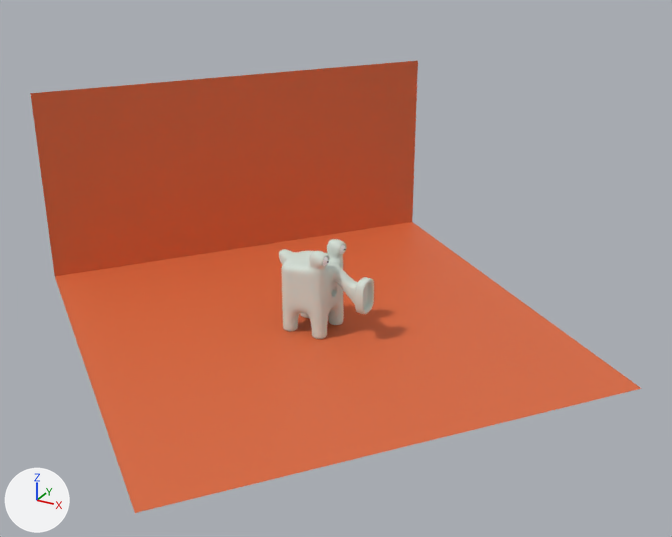
A saved change to the Blender file elephant.blend.
Camera for both pictures: a camera (50 mm lens) standing at (17.0, -29.0, 15.3) and looking at (1.3, -0.4, 1.0). The lights are fixed; the arrows at lower left show +X, +Y and +Z.

Script lines for the objects in view, before the commit:
```python
mat_skin = principled_material('skin')
mat_skin.base_color = (0.686, 0.761, 0.693)  # light grey #d8e2d9
mat_skin.roughness = 1.0
me_cube = bpy.data.meshes.new('Cube')
me_cube.from_pydata(...)  # 204 vertices, 180 faces; spans x -1.5..2.48, y 0.0..1.01, z -1.94..1.68
me_cube.polygons.foreach_set('use_smooth', [True] * 180)
me_cube.materials.append(mat_skin)  # light grey #d8e2d9
me_icosphere = bpy.data.meshes.new('Icosphere')
me_icosphere.from_pydata(...)  # an icosphere of 80 faces spanning x -0.95..0.95, y -1.0..1.0, z -1.0..1.0
me_icosphere.polygons.foreach_set('use_smooth', [True] * 80)
me_icosphere.materials.append(mat_eye)  # white #ffffff
me_plane = bpy.data.meshes.new('Plane')
me_plane.from_pydata([(-1.0, -1.0, 0.0), (1.0, -1.0, 0.0), (-1.0, 1.0, 0.0), (1.0, 1.0, 0.0), (-1.0, -1.0, 0.92), (-1.0, 1.0, 0.92)], [], [(0, 1, 3, 2), (0, 2, 5, 4)])
me_plane.materials.append(mat_podium)  # orange #de6b3f
ob_cube = bpy.data.objects.new('Cube', me_cube)
ob_cube.location = (0.0, 0.0, 0.0)
_m = ob_cube.modifiers.new('Subdivision', 'SUBSURF')
_m.levels = 3
_m.render_levels = 3
_m = ob_cube.modifiers.new('Mirror', 'MIRROR')
_m.use_axis = (False, True, False)
_m.use_clip = True
ob_icosphere = bpy.data.objects.new('Icosphere', me_icosphere)
ob_icosphere.location = (0.84, 0.68, 1.36)
ob_icosphere.scale = (0.236, 0.236, 0.236)
_m = ob_icosphere.modifiers.new('Subdivision', 'SUBSURF')
_m = ob_icosphere.modifiers.new('Mirror', 'MIRROR')
_m.use_axis = (False, True, False)
_m.mirror_object = ob_cube
ob_plane = bpy.data.objects.new('Plane', me_plane)
ob_plane.location = (0.0, 0.0, -1.93)
ob_plane.rotation_euler = (0.0, 0.0, -0.675)  # degrees (0, 0, -39)
ob_plane.scale = (9.02, 9.02, 9.02)
```
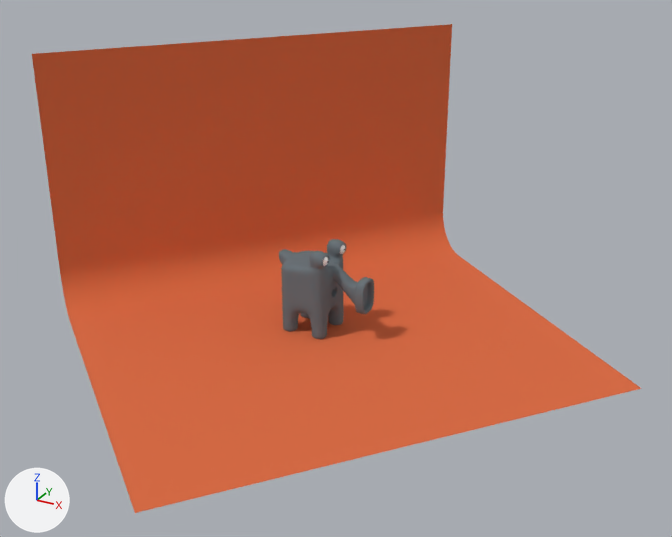
What differs and where, as boxes (x1, y1, x2, y2) in the pictures (672 x 537 px):
```json
{"object": "Plane", "change": "reshaped", "before": [30, 61, 642, 513], "after": [32, 24, 642, 513], "on screen": "8% taller"}
{"object": "Cube", "change": "recoloured", "before": [279, 239, 374, 339], "after": [279, 239, 374, 339]}
{"object": "Icosphere", "change": "recoloured", "before": [323, 245, 345, 266], "after": [323, 245, 345, 266]}
{"part": 1, "of": "me_plane", "change": "built on", "before": [30, 61, 459, 342], "after": [32, 24, 459, 342]}
```

Scene script edits in JSON lines:
```json
{"op": "set", "path": "mat_skin.base_color", "old": "(0.686, 0.761, 0.693)", "new": "(0.142, 0.173, 0.194)", "note": "light grey #d8e2d9 -> grey #69737a"}
{"block": "me_plane", "where": "# used by ob_plane; location = (0.0, 0.0, -1.93); rotation_euler = (0.0, 0.0, -0.675), in degrees (0, 0, -39); scale = (9.02, 9.02, 9.02)"}
{"op": "remove", "block": "me_plane", "code": "me_plane.from_pydata(...)  # 6 vertices, 2 faces; spans x -1.0..1.0, y -1.0..1.0, z 0.0..0.92"}
{"op": "add", "block": "me_plane", "code": "me_plane.from_pydata(...)  # 22 vertices, 10 faces; spans x -0.65..1.0, y -1.0..1.0, z 0.0..1.17"}
{"block": "me_plane", "change": "me_plane part 1"}
{"block": "me_plane", "change": "4 vertices are removed from x -1.0, y -1.0..1.0, z 0.0..0.92"}
{"block": "me_plane", "change": "2 faces are deleted"}
{"block": "me_plane", "change": "10 vertices are added at x -0.65..-0.46, y -1.0, z 0.0..1.17"}
{"block": "me_plane", "change": "10 new vertices lie (0.0, 2.0, 0.0) away from vertices in x -0.65..-0.46, y -1.0, z 0.0..1.17"}
{"block": "me_plane", "change": "10 new faces join them"}
{"block": "me_plane", "change": "me_plane part 2: the surface is now shaded smooth"}
```
